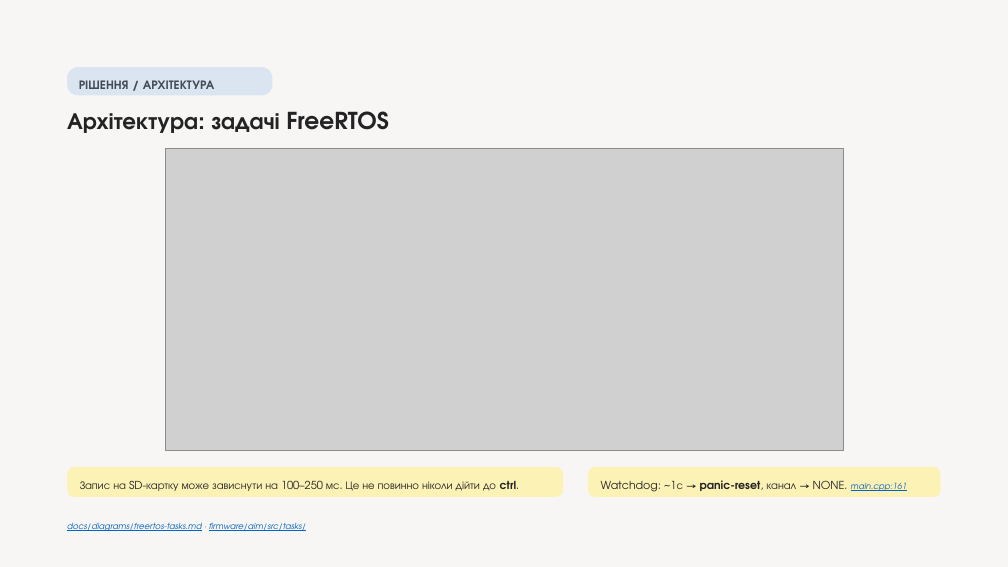
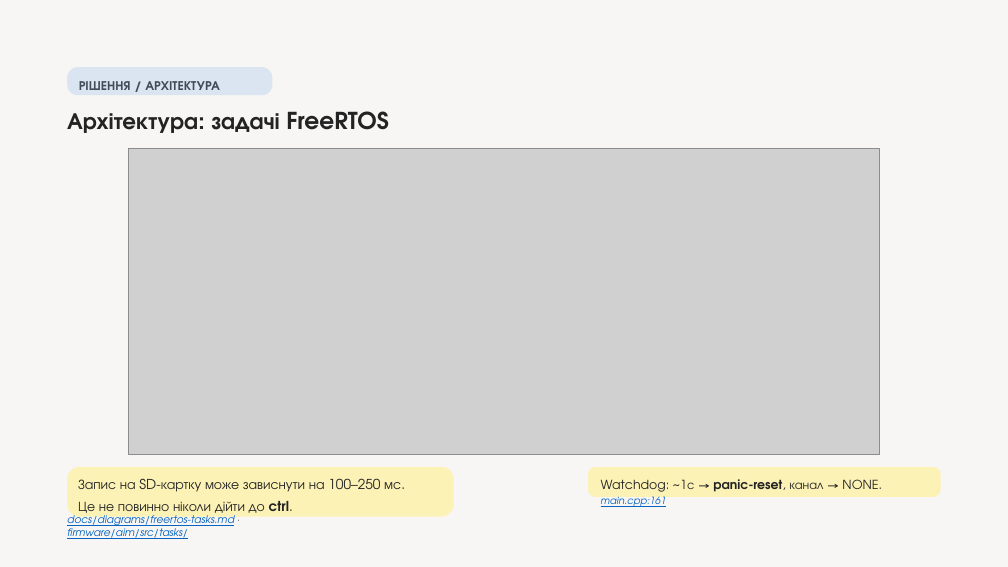
Before and after one commit to melnikvitaly/workshops, a slide deck: slide 5 of workshop-7-final_project/docs/assestment/presentation/Laser Gimbal with Camera Tracking on ESP32-S3.pptx. Drawn at 1008x567 pixels with LibreOffice and Linux fonts; fonts in the diff are those of the drawing; grey boxes stand for pictures. Boxes give left, top, right and bottom in pixels: in the first picture for what was removed or moved away, otherwise in the second. Text is boxed around its words. In the diff, an @@ line names an element or a change of style, - is before the commit and + after.

```diff
--- a/workshop-7-final_project/docs/assestment/presentation/Laser Gimbal with Camera Tracking on ESP32-S3.pptx
+++ b/workshop-7-final_project/docs/assestment/presentation/Laser Gimbal with Camera Tracking on ESP32-S3.pptx
@@ text "РІШЕННЯ / АРХІТЕКТУРА" at (79,81,220,90): size 12 to 12.5 pt @@
@@ picture: place and size @@
-picture at (166,149,843,451)
+picture at (129,148,879,454)
@@ rounded rectangle "Запис на SD-картку може зависнути ...": place and size @@
-rounded rectangle "Запис на SD-картку може зависнути ..." at (80,480,519,491)
+rounded rectangle "Запис на SD-картку може зависнути ..." at (67,467,454,517)
@@ rounded rectangle "Запис на SD-картку може зависнути ..." at (67,467,454,517): vertical alignment top to middle; fill none to #FCF2B5 @@
@@ rounded rectangle removed at (67,467,563,498) @@
@@ text in rounded rectangle at (78,478,401,518): text changed; size 10.5 to 13 pt @@
-Запис на SD-картку може зависнути на 100–250 мс. Це не повинно ніколи дійти до ctrl.
+Запис на SD-картку може зависнути на 100–250 мс.
+Це не повинно ніколи дійти до ctrl.
@@ text "Watchdog: ~1с → panic-reset, канал ..." at (601,479,882,507): size 10.5 to 11.9 pt in "Watchdog: ~1с → panic-reset, канал → NONE."; size 8 to 9.3 pt in "main.cpp:161"; line spacing 1.3 to 1.2 @@
@@ text "docs/diagrams/freertos-tasks.md · firmware/aim/src/tasks/" at (67,512,234,539): size 8 to 10 pt @@
```
Also in this commit, not shown: 12 other slides changed, 1 other file.
